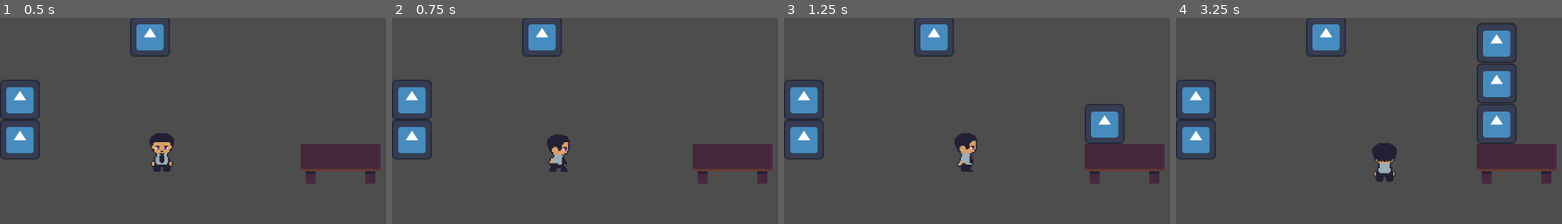
Above: before the commit, frames 1-4 (left to right).
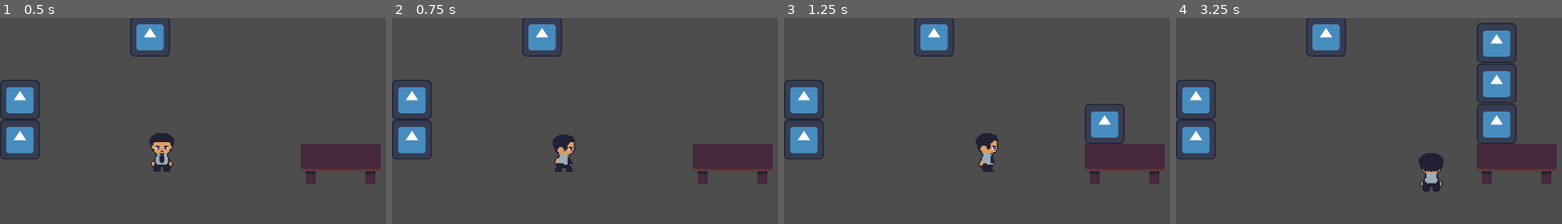
Above: after the commit, the same moments.

Repository: IsaelGabriel/lgj-2023
Game: Godot game, scene res://scenes/reception_test_scene.tscn
The game is run twice, just before and just after one commit, with the same random seed, the same clock (stepped at 60 frames per second) and the same inputs. The project has no main scene, so this scene is started directly. The engine's default icon, where the game draws it, is replaced by a stand-in: a white triangle on a blue panel in a dark square.
Inputs:
- Up to frame 1 (0.5 s): no input
- Up to frame 2 (0.75 s): tap Enter at 0.5 s; hold Right (p1_right) from 0.53 s (still down); tap Space (p1_use) at 0.6 s
- Up to frame 3 (1.25 s): keep holding Right (p1_right)
- Up to frame 4 (3.25 s): release Right (p1_right) at 1.28 s; hold Down (p1_down) 1.28-2.03 s; tap Space (p1_use) at 1.35, 2.1, 2.85 s; hold Right (p1_right) 2.03-2.78 s; hold Up (p1_up) from 2.78 s (still down)

Frame 1 is identical in both runs. In frame 2, 0.8% of the frame differs, in the area x 40-48%, y 56-75%; in frame 3, 1.5%; in frame 4, 1.8%, in the area x 50-70%, y 60-85%.

Commit message:
fixed infinite interaction bug

Diff:
--- a/scenes/player.tscn
+++ b/scenes/player.tscn
@@ -5,24 +5,6 @@
 
 [sub_resource type="RectangleShape2D" id="RectangleShape2D_vyshg"]
 size = Vector2(36, 62)
-
-[sub_resource type="Animation" id="Animation_h6gw4"]
-resource_name = "player_walk_down"
-length = 0.666683
-loop_mode = 1
-step = 0.166667
-tracks/0/type = "value"
-tracks/0/imported = false
-tracks/0/enabled = true
-tracks/0/path = NodePath("Sprite2D:frame")
-tracks/0/interp = 1
-tracks/0/loop_wrap = true
-tracks/0/keys = {
-"times": PackedFloat32Array(0, 0.166667, 0.333333, 0.5),
-"transitions": PackedFloat32Array(1, 1, 1, 1),
-"update": 1,
-"values": [0, 1, 2, 3]
-}
 
 [sub_resource type="Animation" id="Animation_xhj1n"]
 length = 0.001
@@ -37,41 +19,6 @@
 "transitions": PackedFloat32Array(1),
 "update": 1,
 "values": [0]
-}
-
-[sub_resource type="Animation" id="Animation_o585y"]
-resource_name = "player_walk_up"
-length = 0.83335
-step = 0.166667
-tracks/0/type = "value"
-tracks/0/imported = false
-tracks/0/enabled = true
-tracks/0/path = NodePath("Sprite2D:frame")
-tracks/0/interp = 1
-tracks/0/loop_wrap = true
-tracks/0/keys = {
-"times": PackedFloat32Array(0, 0.166667, 0.333333, 0.5),
-"transitions": PackedFloat32Array(1, 1, 1, 1),
-"update": 1,
-"values": [4, 5, 6, 7]
-}
-
-[sub_resource type="Animation" id="Animation_1nay0"]
-resource_name = "player_walk_side"
-length = 0.666683
-loop_mode = 1
-step = 0.166667
-tracks/0/type = "value"
-tracks/0/imported = false
-tracks/0/enabled = true
-tracks/0/path = NodePath("Sprite2D:frame")
-tracks/0/interp = 1
-tracks/0/loop_wrap = true
-tracks/0/keys = {
-"times": PackedFloat32Array(0, 0.166667, 0.333333, 0.5),
-"transitions": PackedFloat32Array(1, 1, 1, 1),
-"update": 1,
-"values": [8, 9, 10, 11]
 }
 
 [sub_resource type="Animation" id="Animation_utnfl"]
@@ -119,6 +66,59 @@
 "values": [4]
 }
 
+[sub_resource type="Animation" id="Animation_h6gw4"]
+resource_name = "player_walk_down"
+length = 0.666683
+loop_mode = 1
+step = 0.166667
+tracks/0/type = "value"
+tracks/0/imported = false
+tracks/0/enabled = true
+tracks/0/path = NodePath("Sprite2D:frame")
+tracks/0/interp = 1
+tracks/0/loop_wrap = true
+tracks/0/keys = {
+"times": PackedFloat32Array(0, 0.166667, 0.333333, 0.5),
+"transitions": PackedFloat32Array(1, 1, 1, 1),
+"update": 1,
+"values": [0, 1, 2, 3]
+}
+
+[sub_resource type="Animation" id="Animation_1nay0"]
+resource_name = "player_walk_side"
+length = 0.666683
+loop_mode = 1
+step = 0.166667
+tracks/0/type = "value"
+tracks/0/imported = false
+tracks/0/enabled = true
+tracks/0/path = NodePath("Sprite2D:frame")
+tracks/0/interp = 1
+tracks/0/loop_wrap = true
+tracks/0/keys = {
+"times": PackedFloat32Array(0, 0.166667, 0.333333, 0.5),
+"transitions": PackedFloat32Array(1, 1, 1, 1),
+"update": 1,
+"values": [8, 9, 10, 11]
+}
+
+[sub_resource type="Animation" id="Animation_o585y"]
+resource_name = "player_walk_up"
+length = 0.83335
+step = 0.166667
+tracks/0/type = "value"
+tracks/0/imported = false
+tracks/0/enabled = true
+tracks/0/path = NodePath("Sprite2D:frame")
+tracks/0/interp = 1
+tracks/0/loop_wrap = true
+tracks/0/keys = {
+"times": PackedFloat32Array(0, 0.166667, 0.333333, 0.5),
+"transitions": PackedFloat32Array(1, 1, 1, 1),
+"update": 1,
+"values": [4, 5, 6, 7]
+}
+
 [sub_resource type="AnimationLibrary" id="AnimationLibrary_htkgq"]
 _data = {
 "RESET": SubResource("Animation_xhj1n"),
--- a/scripts/box.gd
+++ b/scripts/box.gd
@@ -48,6 +48,7 @@
 	if interacting:
 		interaction_count += delta
 		if interaction_count >= interaction_duration:
+			interacting = false
 			use()
 			interaction_count = 0.0
 	elif interaction_count > 0.0:
--- a/scripts/player.gd
+++ b/scripts/player.gd
@@ -2,7 +2,7 @@
 
 # constants
 
-const SPEED = 50.0
+const SPEED = 100.0
 
 # enums
 
